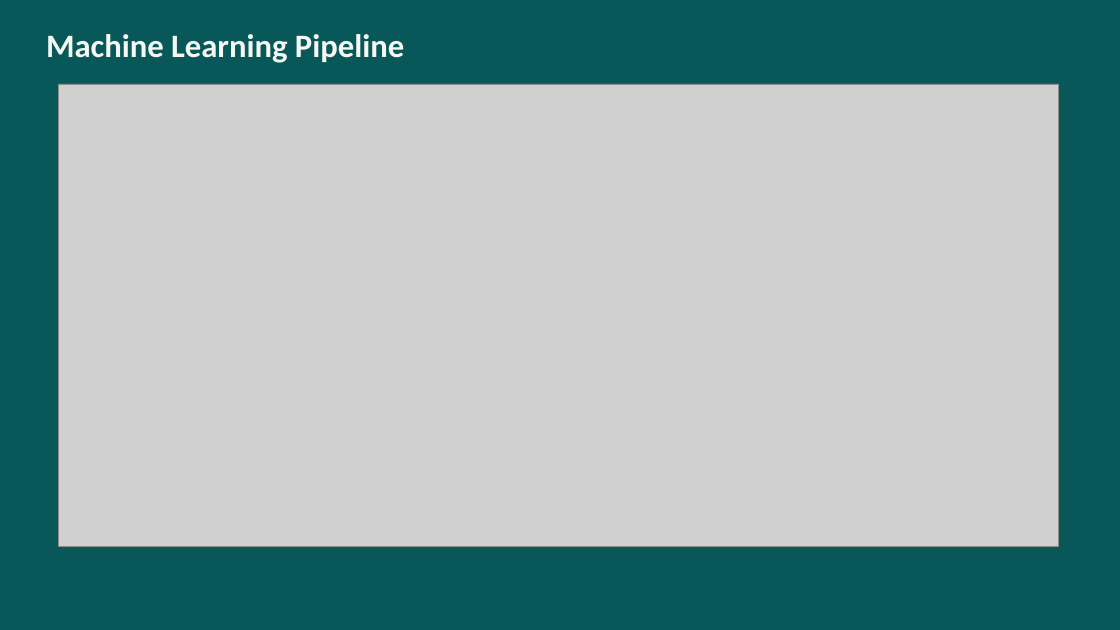
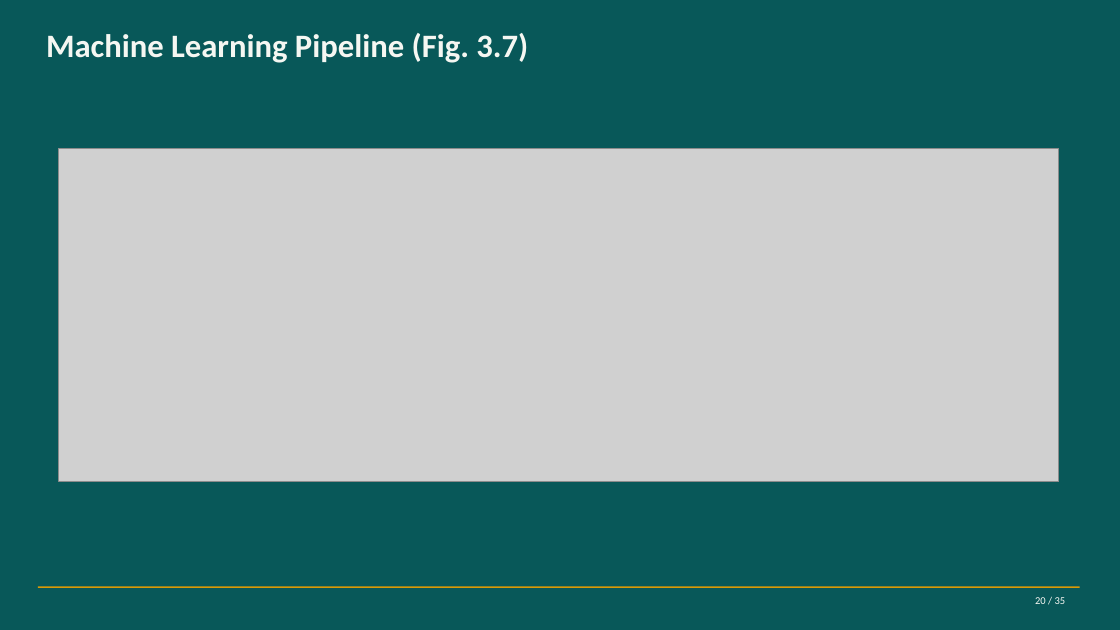
Before and after one commit to labib-ux/FYDP, a slide deck: slide 20 of slides/Defect-to-Delivery_262-034.pptx. Drawn at 1120x630 pixels with LibreOffice and Linux fonts; fonts in the diff are those of the drawing; grey boxes stand for pictures. Boxes give left, top, right and bottom in pixels: in the first picture for what was removed or moved away, otherwise in the second. Text is boxed around its words. In the diff, an @@ line names an element or a change of style, - is before the commit and + after.

```diff
--- a/slides/Defect-to-Delivery_262-034.pptx
+++ b/slides/Defect-to-Delivery_262-034.pptx
@@ text at (46, 33, 528, 63): text changed @@
-Machine Learning Pipeline
+Machine Learning Pipeline (Fig. 3.7)
@@ picture: place and size @@
-picture at (59, 84, 1059, 546)
+picture at (59, 149, 1059, 482)
@@ rectangle added at (38, 586, 1080, 588), fill #D99A06 @@
@@ text added at (1035, 597, 1066, 604), 9 pt, text #F5F7F2 @@
+20 / 35
```
Also in this commit, not shown: 33 other slides changed, 1 slide added, 6 slides removed, 1 other file.
